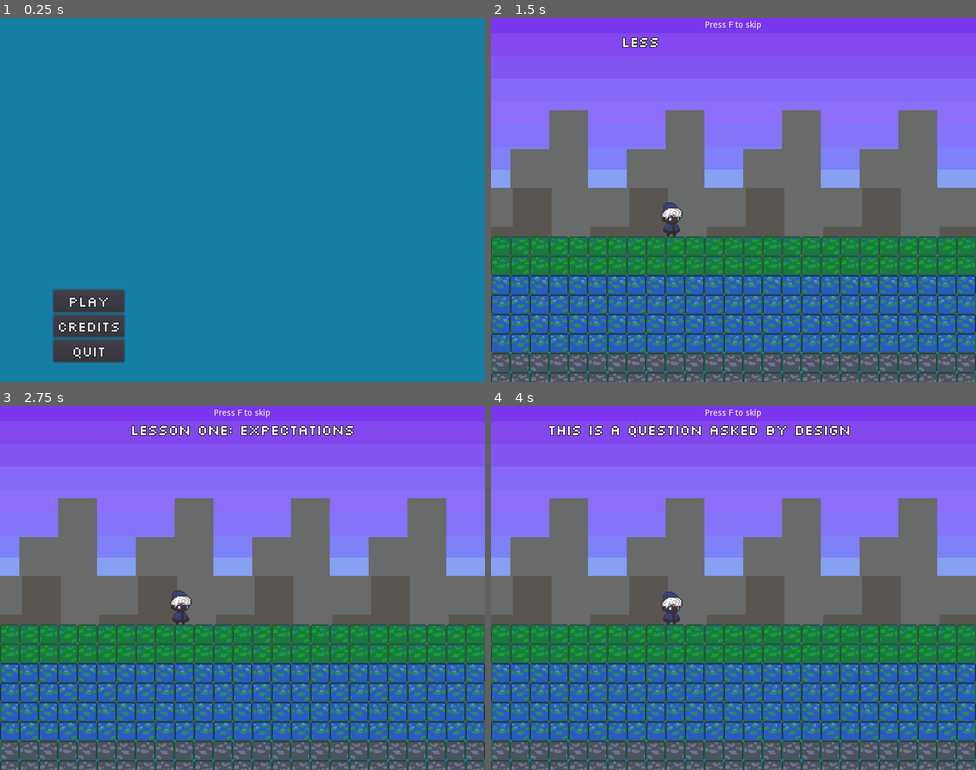
Above: before the commit, frames 1-4 (two rows, left to right).
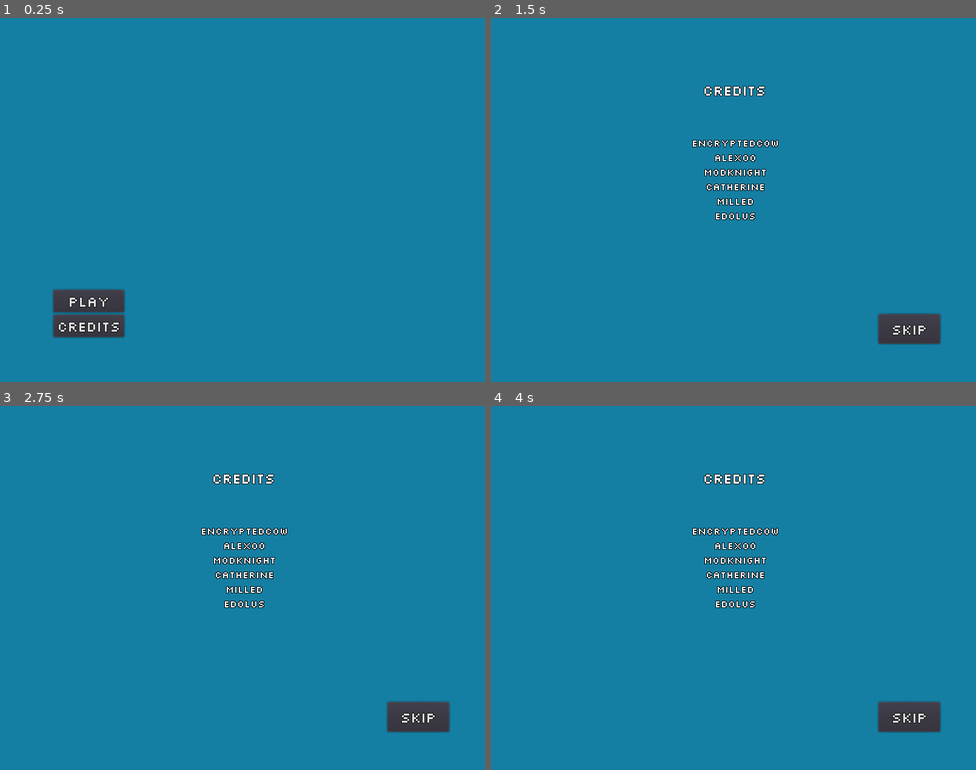
Above: after the commit, the same moments.

Repository: EncryptedCow/AGJ22
Game: Godot game, scene res://levels/Menu.tscn
Same seed, same stepped clock (60 frames per second), same inputs: the game is played once before the commit and once after it. Sound files missing from this copy of the repository are replaced by a short silence.
Inputs (mouse positions are in pixels of both pictures, inside the frame that each line leads up to):
- Up to frame 1 (0.25 s): no input
- Up to frame 2 (1.5 s): click "Credits" at 0.5 s; click (578, 301) at 1.25 s, where only the run before the commit has a clickable "Play"
- Up to frame 3 (2.75 s): click (417, 715) at 2 s, where only the run after the commit has a clickable "Skip"
- Up to frame 4 (4 s): click (908, 715) at 2.75 s, where only the run after the commit has a clickable "Skip"; tap F (skip_dialogue) at 3.5 s; hold D (move_right) from 3.53 s (still down); tap E (interact) at 3.6 s; tap W (jump) at 3.77 s

The runs differ from the first frame. In frame 1, 1.0% of the frame differs, in the area x 10-26%, y 88-95%; in frame 2, 100%, in the area x 0-100%, y 0-100%; in frame 3, 100%; in frame 4, 100%.
Error after the commit: Parse Error: Unexpected token: Identifier:f (res://scripts/levels/tutorial_3.gd:40)

Commit message:
Credits link Updated

Diff:
--- a/levels/Menu.tscn
+++ b/levels/Menu.tscn
@@ -1,14 +1,16 @@
-[gd_scene load_steps=4 format=2]
+[gd_scene load_steps=5 format=2]
 
 [ext_resource path="res://scripts/menu.gd" type="Script" id=1]
 [ext_resource path="res://levels/tutorial_1.tscn" type="PackedScene" id=2]
 [ext_resource path="res://fonts/Silkscreen_Regular.tres" type="DynamicFont" id=3]
+[ext_resource path="res://levels/credits_list.tscn" type="PackedScene" id=4]
 
 [node name="Menu" type="Control"]
 anchor_right = 1.0
 anchor_bottom = 1.0
 script = ExtResource( 1 )
 first_level = ExtResource( 2 )
+credits_list = ExtResource( 4 )
 
 [node name="VBoxContainer" type="VBoxContainer" parent="."]
 anchor_top = 1.0
@@ -30,11 +32,5 @@
 custom_fonts/font = ExtResource( 3 )
 text = "Credits"
 
-[node name="Quit" type="Button" parent="VBoxContainer"]
-margin_top = 82.0
-margin_right = 117.0
-margin_bottom = 119.0
-custom_fonts/font = ExtResource( 3 )
-text = "Quit"
-
 [connection signal="pressed" from="VBoxContainer/Play" to="." method="_on_play_pressed"]
+[connection signal="pressed" from="VBoxContainer/Credits" to="." method="_on_Credits_pressed"]
--- a/levels/Credits list.tscn
+++ b/levels/credits_list.tscn
@@ -1,11 +1,23 @@
-[gd_scene load_steps=3 format=2]
+[gd_scene load_steps=4 format=2]
 
 [ext_resource path="res://fonts/Silkscreen_Regular.tres" type="DynamicFont" id=1]
 [ext_resource path="res://fonts/Silkscreen_HalfSize.tres" type="DynamicFont" id=2]
+[ext_resource path="res://scripts/Credits.gd" type="Script" id=3]
 
 [node name="Control" type="Control"]
 anchor_right = 1.0
 anchor_bottom = 1.0
+
+[node name="Credits" type="Label" parent="."]
+margin_left = 349.0
+margin_top = 103.0
+margin_right = 447.0
+margin_bottom = 130.0
+rect_min_size = Vector2( 125, 25.041 )
+rect_pivot_offset = Vector2( 0, 3.607 )
+custom_fonts/font = ExtResource( 1 )
+text = "Credits
+"
 
 [node name="ColorRect" type="ColorRect" parent="."]
 anchor_right = 1.158
@@ -15,13 +27,14 @@
 margin_right = -526.4
 margin_bottom = -350.2
 
-[node name="Button" type="Button" parent="."]
+[node name="SkipButton" type="Button" parent="."]
 margin_left = 639.0
 margin_top = 488.0
 margin_right = 741.0
 margin_bottom = 537.0
 custom_fonts/font = ExtResource( 1 )
 text = "Skip"
+script = ExtResource( 3 )
 
 [node name="VBoxContainer" type="VBoxContainer" parent="."]
 margin_left = 331.0
@@ -29,19 +42,9 @@
 margin_right = 475.0
 margin_bottom = 405.0
 
-[node name="Credits" type="Label" parent="VBoxContainer"]
+[node name="Label" type="Label" parent="VBoxContainer"]
 margin_right = 144.0
-margin_bottom = 65.0
-rect_min_size = Vector2( 125, 25.041 )
-rect_pivot_offset = Vector2( 0, 3.607 )
-custom_fonts/font = ExtResource( 1 )
-text = "Credits
-"
-
-[node name="Label" type="Label" parent="VBoxContainer"]
-margin_top = 69.0
-margin_right = 144.0
-margin_bottom = 210.0
+margin_bottom = 141.0
 custom_fonts/font = ExtResource( 2 )
 text = "Encryptedcow
 Alex00
@@ -56,3 +59,5 @@
 anchor_bottom = 1.0
 margin_left = 3.0
 margin_right = 3.0
+
+[connection signal="pressed" from="SkipButton" to="SkipButton" method="on_SkipButton_pressed"]
--- /dev/null
+++ b/scripts/Credits.gd
@@ -0,0 +1,4 @@
+extends Control
+
+func on_SkipButton_pressed() -> void:
+	get_tree().change_scene_to(load("res://levels/Menu.tscn"))
--- a/scripts/levels/tutorial_3.gd
+++ b/scripts/levels/tutorial_3.gd
@@ -37,7 +37,7 @@
 func _line_complete():
 	if next_line == 5:
 		$Button.enabled = true
-		$Button.check_show_prompt()
+f		$Button.check_show_prompt()
 
 func _on_button_activated() -> void:
 	$Bridge.enable()
--- a/scripts/menu.gd
+++ b/scripts/menu.gd
@@ -1,6 +1,11 @@
 extends Control
 
 export (PackedScene) var first_level
+export (PackedScene) var credits_list
 
 func _on_play_pressed() -> void:
 	get_tree().change_scene_to(first_level)
+
+
+func _on_Credits_pressed() -> void:
+	get_tree().change_scene_to(credits_list)
